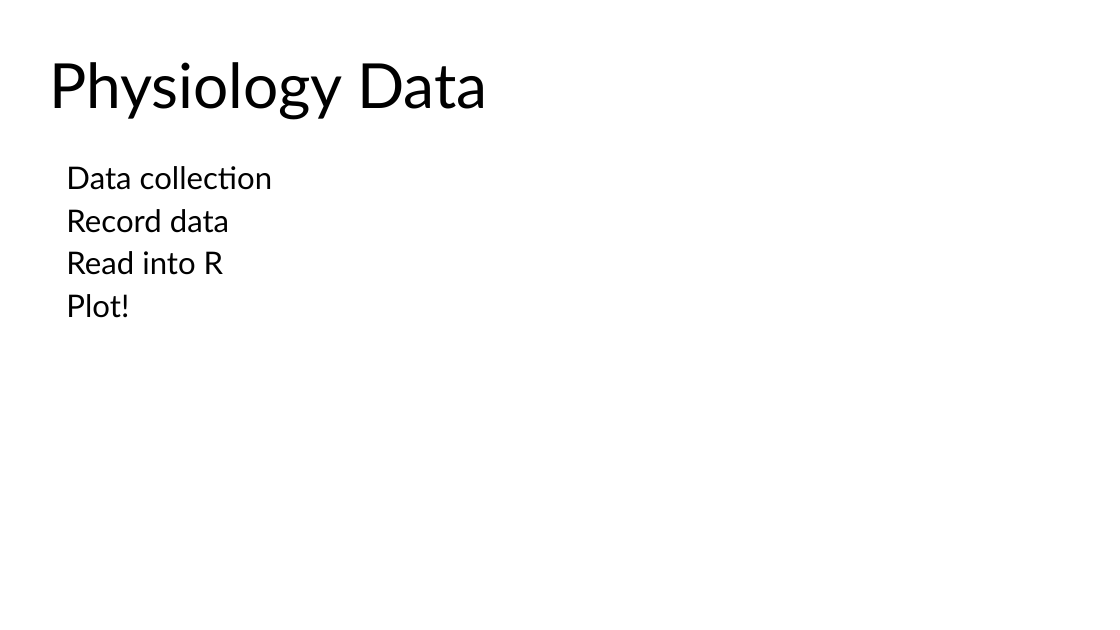
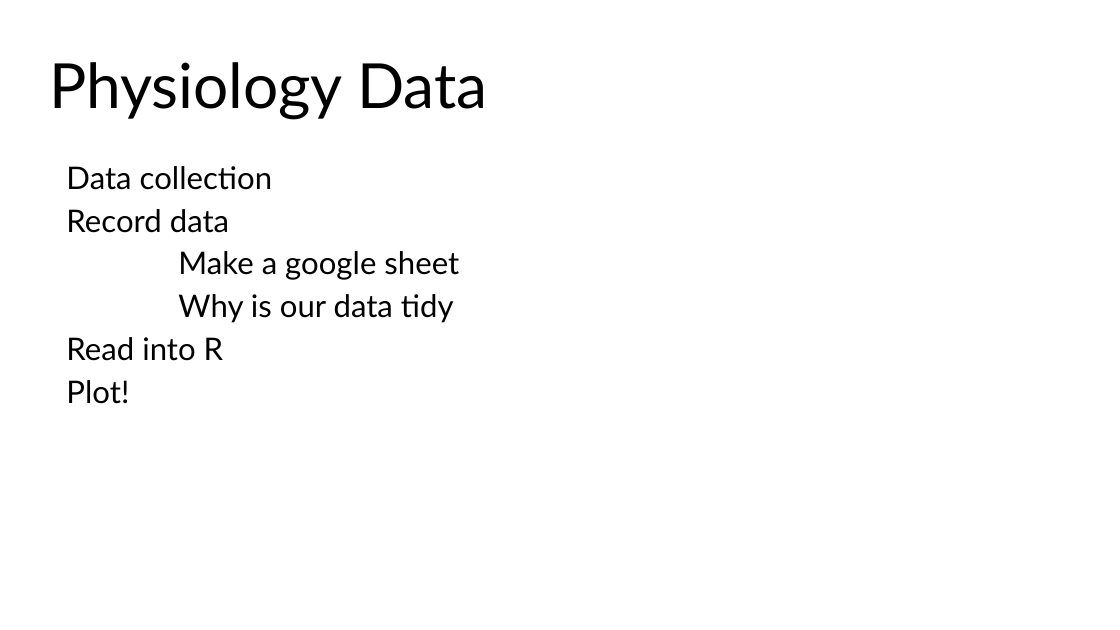
Before and after one commit to mjhemmerlein/MtBlueSky-Workshop-2026, a slide deck: slide 7 of Workshop-Sessions/Introduction-to-Coding/Data_Wrangling.pptx. Drawn at 1120x630 pixels with LibreOffice and Linux fonts; fonts in the diff are those of the drawing. Boxes give left, top, right and bottom in pixels: in the first picture for what was removed or moved away, otherwise in the second. Text is boxed around its words. In the diff, an @@ line names an element or a change of style, - is before the commit and + after.

```diff
--- a/Workshop-Sessions/Introduction-to-Coding/Data_Wrangling.pptx
+++ b/Workshop-Sessions/Introduction-to-Coding/Data_Wrangling.pptx
@@ text at [178, 251, 459, 323]: paragraphs added @@
+Make a google sheet
+Why is our data tidy
```
Also in this commit, not shown: 1 other slide changed, 3 other files.
